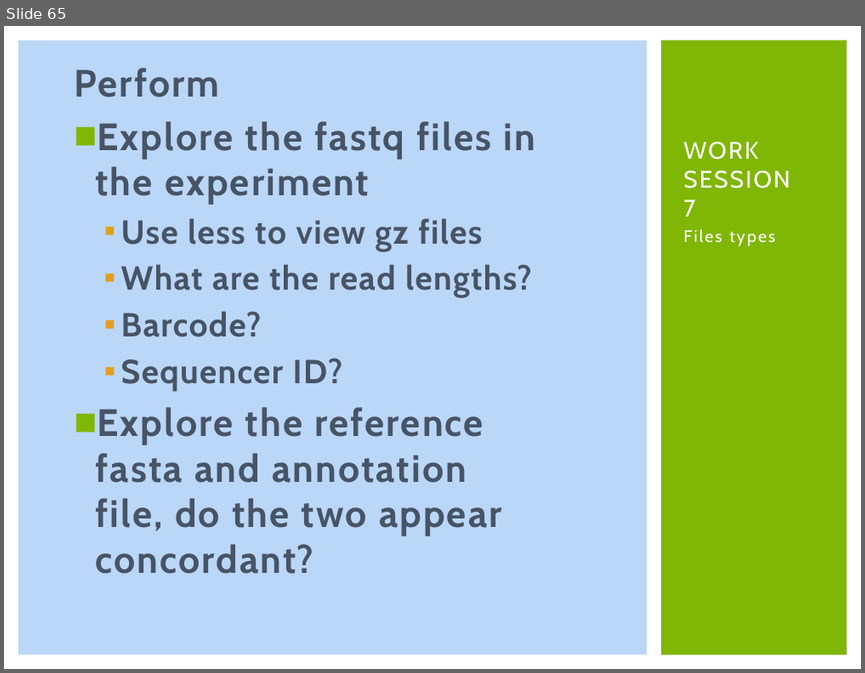
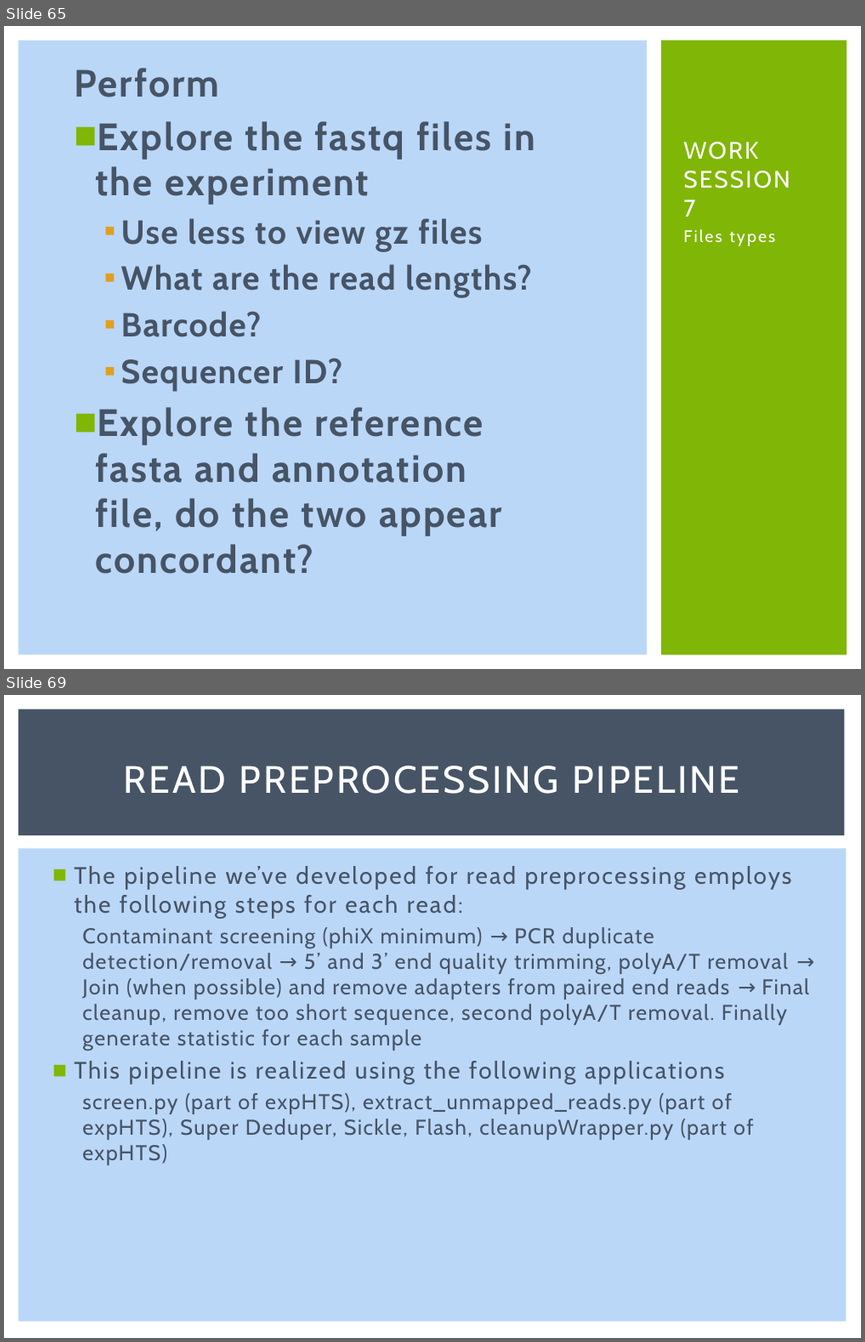
Before and after one commit to msettles/Workshop_RNAseq, a slide deck: powerpoints/RNA-seq-Piracicaba2015.pptx. Shown one above the other, each under a label of ours: slide 65 before the commit, slides 65 and 69 after it; the slides between them are not shown. The pictures are 865x673 and 865x1342 pixels, drawn with LibreOffice and Linux fonts; fonts in the diff are those of the drawing. Boxes give left, top, right and bottom in pixels: in the first picture for what was removed or moved away, otherwise in the second. Text is boxed around its words. In the diff, an @@ line names an element or a change of style, - is before the commit and + after.

```diff
--- a/powerpoints/RNA-seq-Piracicaba2015.pptx
+++ b/powerpoints/RNA-seq-Piracicaba2015.pptx
@@ slide 69 added at (x1=4, y1=695, x2=861, y2=1338), background #FFFFFF @@
@@ rectangle added at (x1=18, y1=709, x2=845, y2=835), fill #465466 @@
@@ title added at (x1=124, y1=766, x2=740, y2=794), 32 pt, text #FFFFFF @@
+READ PREPROCESSING PIPELINE
@@ rectangle added at (x1=18, y1=848, x2=846, y2=1321), fill #BBD7F8 @@
@@ text added at (x1=74, y1=866, x2=809, y2=1165), 18 pt, text #465466 @@
+■ The pipeline we’ve developed for read preprocessing employs the following steps for each read:
+  Contaminant screening (phiX minimum) → PCR duplicate detection/removal → 5’ and 3’ end quality trimming, polyA/T removal → Join (when possible) and remove adapters from paired end reads → Final cleanup, remove too short sequence, second polyA/T removal. Finally generate statistic for each sample
+■ This pipeline is realized using the following applications
+  screen.py (part of expHTS), extract_unmapped_reads.py (part of expHTS), Super Deduper, Sickle, Flash, cleanupWrapper.py (part of expHTS)
```
Also in this commit, not shown: 31 other slides added, 6 other files.
